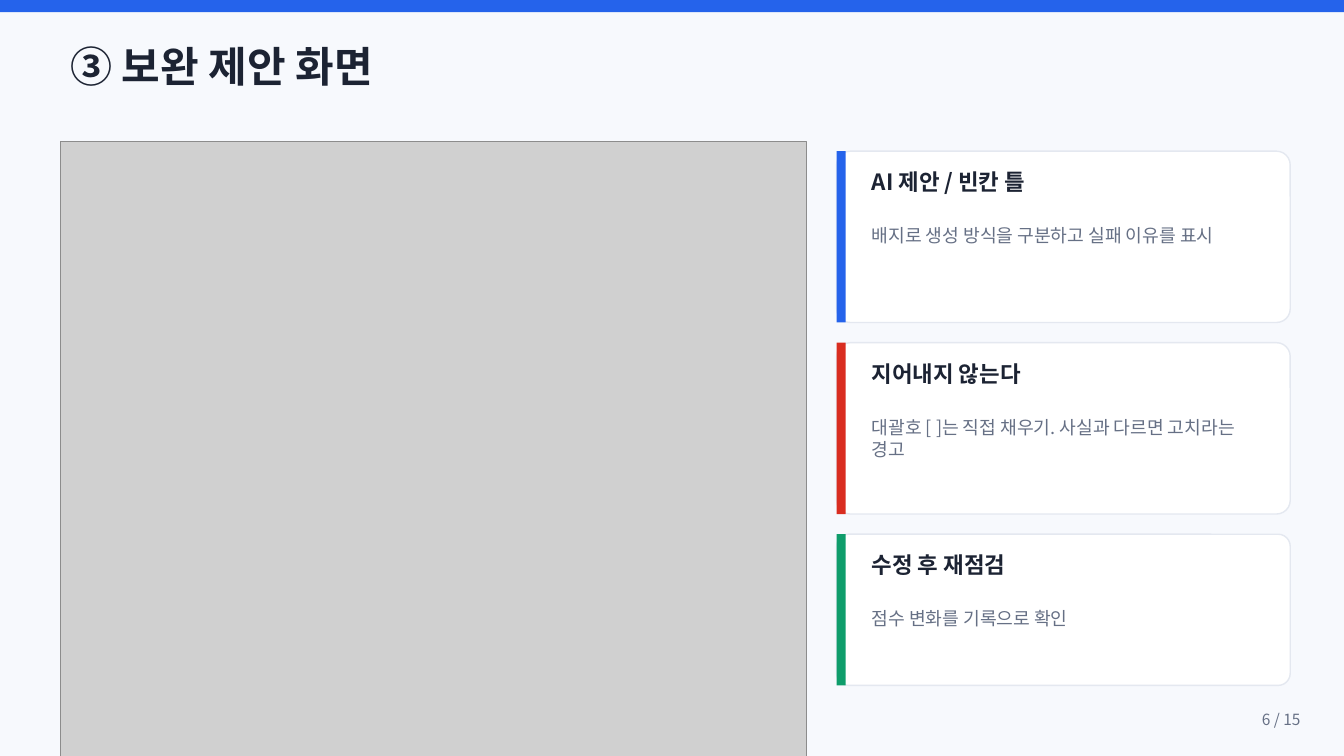
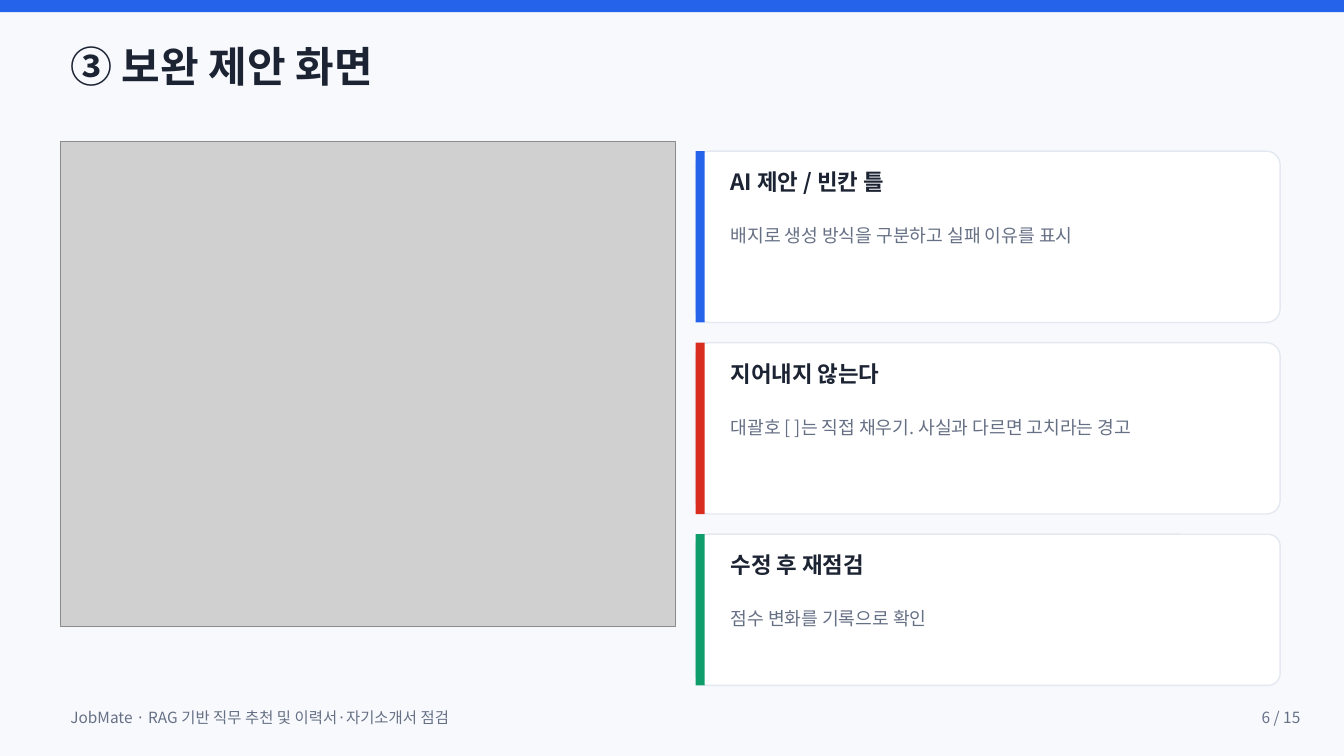
Before and after one commit to mycom0216/jobmate, a slide deck: slide 6 of docs/JobMate_발표자료.pptx. Drawn at 1344x756 pixels with LibreOffice and Linux fonts; fonts in the diff are those of the drawing; grey boxes stand for pictures. Boxes give left, top, right and bottom in pixels: in the first picture for what was removed or moved away, otherwise in the second. Text is boxed around its words. In the diff, an @@ line names an element or a change of style, - is before the commit and + after.

```diff
--- a/docs/JobMate_발표자료.pptx
+++ b/docs/JobMate_발표자료.pptx
@@ picture: place and size @@
-picture at (60, 141, 807, 756)
+picture at (60, 141, 676, 626)
@@ rounded rectangle: place and size @@
-rounded rectangle at (837, 151, 1291, 323)
+rounded rectangle at (696, 151, 1280, 323)
@@ text "AI 제안 / 빈칸 틀": place and size @@
-text "AI 제안 / 빈칸 틀" at (872, 168, 1026, 196)
+text "AI 제안 / 빈칸 틀" at (731, 168, 884, 196)
@@ text "배지로 생성 방식을 구분하고 실패 ...": place and size @@
-text "배지로 생성 방식을 구분하고 실패 ..." at (872, 227, 1213, 244)
+text "배지로 생성 방식을 구분하고 실패 ..." at (731, 227, 1072, 244)
@@ rounded rectangle: place and size @@
-rounded rectangle at (837, 343, 1291, 514)
+rounded rectangle at (696, 343, 1280, 514)
@@ text "지어내지 않는다": place and size @@
-text "지어내지 않는다" at (872, 363, 1021, 384)
+text "지어내지 않는다" at (731, 363, 880, 384)
@@ text "대괄호 [ ]는 직접 채우기. ..." rewrapped from (872, 419, 1235, 458) to (731, 419, 1131, 437) @@
@@ rounded rectangle: place and size @@
-rounded rectangle at (837, 534, 1291, 686)
+rounded rectangle at (696, 534, 1280, 686)
@@ 3 rectangles: place and size @@
-3 rectangles at (837, 151, 846, 686)
+3 rectangles at (696, 151, 705, 686)
@@ text "수정 후 재점검": place and size @@
-text "수정 후 재점검" at (872, 554, 1005, 575)
+text "수정 후 재점검" at (731, 554, 864, 575)
@@ text "점수 변화를 기록으로 확인": place and size @@
-text "점수 변화를 기록으로 확인" at (872, 610, 1067, 627)
+text "점수 변화를 기록으로 확인" at (731, 610, 926, 627)
@@ text added at (70, 710, 449, 724), 11 pt, text #667085 @@
+JobMate · RAG 기반 직무 추천 및 이력서·자기소개서 점검
```
Also in this commit, not shown: 14 other slides changed, 14 other files.
